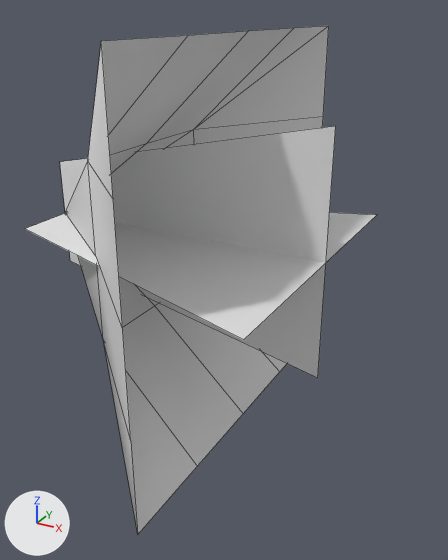
One commit to the OBJ model Assets/Alpha Assets/Meshes/VFX/SM_GunFire_1.obj: the scene before it, then after it.
Both versions are drawn from a 50 mm lens placed at (35.6, -37.2, 15.7), pointed at (15.1, 0.0, -2.9). The lights are fixed; the arrows at lower left show +X, +Y and +Z. Mesh edges are drawn as thin lines. Where no turn or scale is listed for an object, it has been applied to the vertices.

Names of what the first picture shows: 'SM_GunFire_1'.
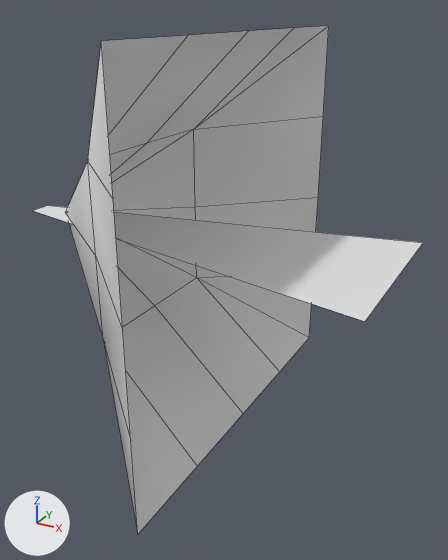
The edits, one by one:
me_sm_gunfire_1 is used by ob_sm_gunfire_1; location (0.0, 0.0, 0.0).
me_sm_gunfire_1 had 33 vertices, 26 faces and spanned x 0.0..22.9, y -14.3..14.3, z -14.3..14.3.
me_sm_gunfire_1 now has 29 vertices, 25 faces and spans x -2.9..27.8, y -14.3..14.3, z -14.3..14.3.
me_sm_gunfire_1 part 1: the loose piece of 4 vertices spanning x 0.0..22.9, y -12.1..12.0, z 0.0 is rebuilt with 4 vertices and now spans x -2.9..27.8, y -7.1..7.1, z 0.0.
me_sm_gunfire_1 part 2: the loose piece of 4 vertices spanning x 0.0..22.9, y 0.0, z -9.1..9.0 is deleted.

Location of each change, [x1, y1, x2, y2] in pixels of the pictures (448 x 560 px):
'SM_GunFire_1', reshaped (11% wider): before [26, 26, 376, 534]; after [33, 26, 423, 534]
part 1 of me_sm_gunfire_1, rebuilt: before [26, 212, 376, 340]; after [33, 205, 423, 321]
part 2 of me_sm_gunfire_1, deleted: before [60, 126, 336, 378]
